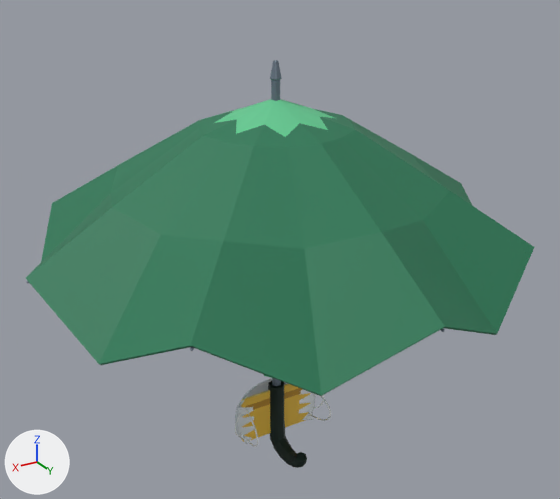
An edit to the glTF model assets/items.glb, drawn before and after from the same camera.
Rendered twice from a 50 mm lens placed at (0.352, 0.594, 0.48), pointed at (-0.006, -0.003, 0.182). Every picture has the same lights, and +X, +Y and +Z are marked at lower left. The picture after the commit comes second. Vertices at exactly the same position are counted once.

In view in the first picture: 'ITM04_Card', 'ITM06_MaskFolded', 'ITM09_UmbrellaOpen' and 2 more.
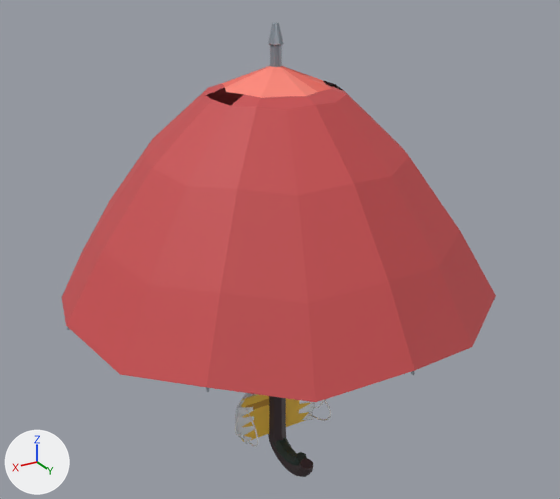
Location of each change, [x1, y1, x2, y2] in pixels of the pictures (560 x 499 px; the box of a moved part takes in the faces that stretch with it):
'ITM09_UmbrellaOpen', reshaped, recoloured (15% narrower, 11% taller): before [26, 60, 534, 468]; after [62, 22, 496, 477]
part 1 of me_itm09_umbrellaopen, rebuilt (15% narrower, 13% taller): before [26, 99, 534, 396]; after [62, 66, 496, 402]
part 2 of me_itm09_umbrellaopen, rebuilt (30% wider): before [271, 80, 280, 101]; after [270, 45, 282, 67]
part 3 of me_itm09_umbrellaopen, added: after [268, 22, 284, 45]
part 4 of me_itm09_umbrellaopen, deleted: before [270, 60, 282, 80]
part 5 of me_itm09_umbrellaopen, moved or reshaped: before [268, 381, 307, 468]; after [268, 396, 313, 477]

The change, as a diff of the scene's bpy script:
```diff
--- a/assets/items.glb.py
+++ b/assets/items.glb.py
@@ me_itm09_umbrellaopen @@
-me_itm09_umbrellaopen.from_pydata(...)  # 636 vertices, 1224 faces; spans x -0.236..0.236, y -0.236..0.236, z -0.051..0.364
-me_itm09_umbrellaopen.materials.append(mat_itm_umbgrip)  # dark green #293c35
-me_itm09_umbrellaopen.materials.append(mat_itm_umbcanopy)  # green #3faf78
-me_itm09_umbrellaopen.materials.append(mat_itm_umblit)  # green #63c991
-me_itm09_umbrellaopen.materials.append(mat_itm_umbdark)  # dark green #287956
-me_itm09_umbrellaopen.materials.append(mat_itm_umbmetal)  # greyish blue #778594
+me_itm09_umbrellaopen.from_pydata(...)  # 869 vertices, 1690 faces; spans x -0.208..0.208, y -0.208..0.208, z -0.057..0.396
+# me_itm09_umbrellaopen part 1: the loose piece of 98 vertices spanning x -0.236..0.236, y -0.236..0.236, z 0.165..0.331 is rebuilt with 130 vertices and now spans x -0.208..0.208, y -0.208..0.208, z 0.146..0.361
+# me_itm09_umbrellaopen part 2: the loose piece of 36 vertices spanning x -0.005..0.005, y -0.004..0.004, z 0.028..0.348 is rebuilt with 48 vertices and now spans x -0.005..0.005, y -0.005..0.005, z 0.03..0.378, in mat_itm_umbopenmetal (grey #99a3ad)
+# me_itm09_umbrellaopen part 3: a new loose piece of 48 vertices spanning x -0.007..0.007, y -0.007..0.007, z 0.378..0.396, in mat_itm_umbopenmetal (grey #99a3ad)
+# me_itm09_umbrellaopen part 4: the loose piece of 36 vertices spanning x -0.006..0.006, y -0.005..0.005, z 0.348..0.364 is deleted
+# me_itm09_umbrellaopen part 5: 2 vertices moved within x -0.005..0.005, y 0.05, z -0.037; 144 vertices removed from x -0.008..0.008, y -0.009..0.055, z -0.051..0.032; 193 vertices added at x -0.01..0.01, y -0.01..0.067, z -0.057..0.034
+# other edits to the shape of me_itm09_umbrellaopen do not show in these pictures
+me_itm09_umbrellaopen.materials.append(mat_itm_umbopengrip)  # dark grey #44373b
+me_itm09_umbrellaopen.materials.append(mat_itm_umbopenbase)  # red #f06b5f
+me_itm09_umbrellaopen.materials.append(mat_itm_umbopenlit)  # red #ff8778
+me_itm09_umbrellaopen.materials.append(mat_itm_umbopendeep)  # red #c94d4f
+me_itm09_umbrellaopen.materials.append(mat_itm_umbopenmetal)  # grey #99a3ad
```
